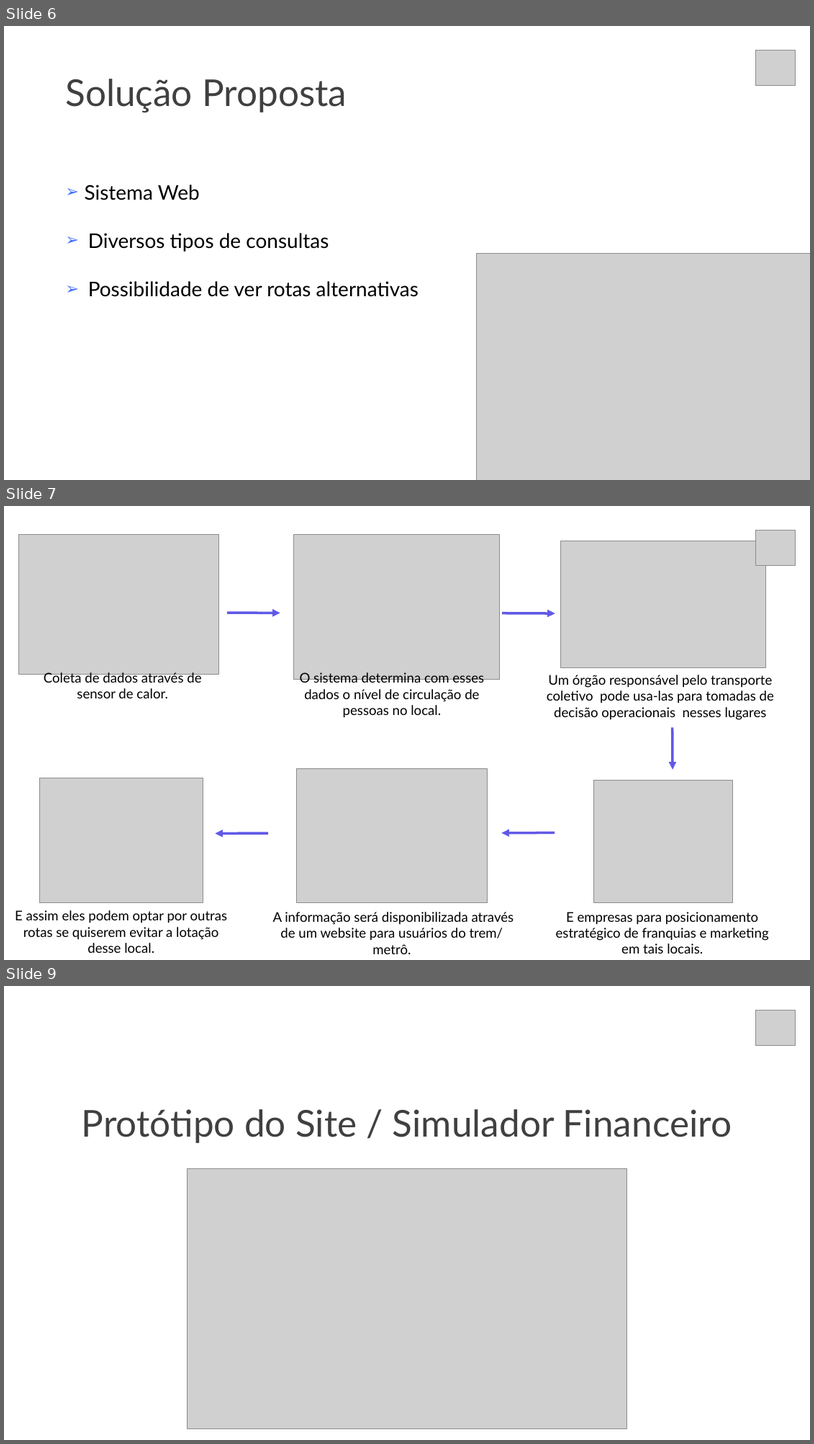
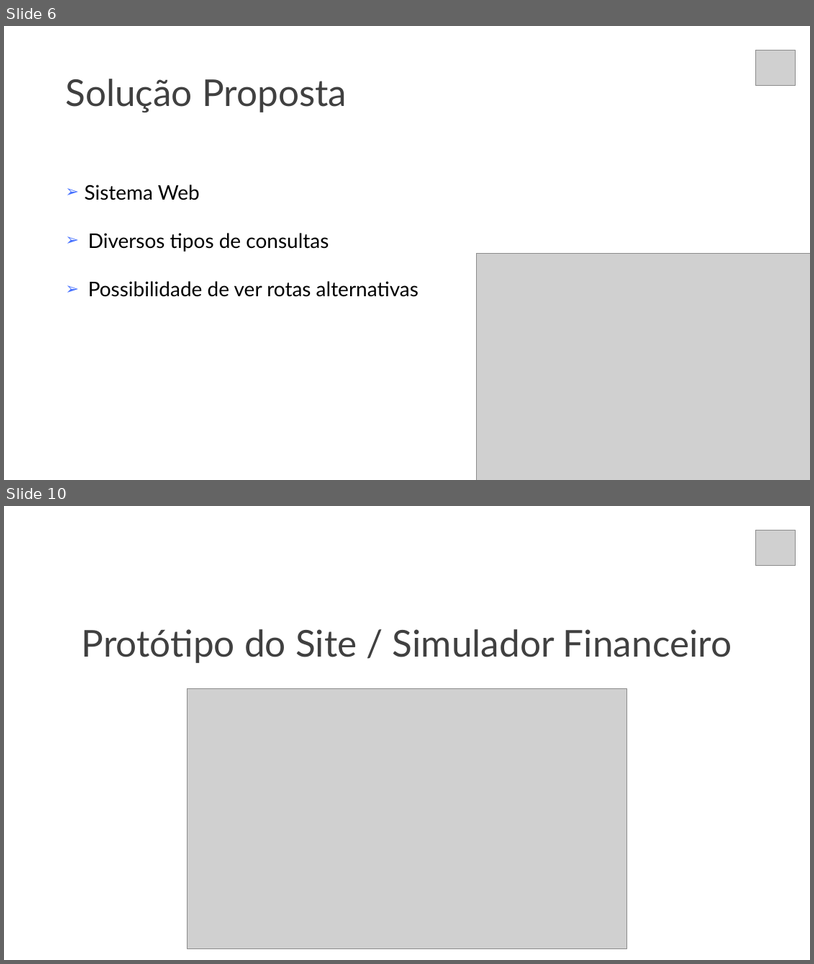
Before and after one commit to larissaSousa1998/segunda-sprint, a slide deck: Documentação/slide-synergy.pptx. Shown one above the other, each under a label of ours: slides 6, 7 and 9 before the commit, slides 6 and 10 after it; the slides between them are not shown. The pictures are 814x1444 and 814x964 pixels, drawn with LibreOffice and Linux fonts; fonts in the diff are those of the drawing; grey boxes stand for pictures. Boxes give left, top, right and bottom in pixels: in the first picture for what was removed or moved away, otherwise in the second. Text is boxed around its words. In the diff, an @@ line names an element or a change of style, - is before the commit and + after.

```diff
--- a/Documentação/slide-synergy.pptx
+++ b/Documentação/slide-synergy.pptx
@@ slide 7 removed at [4, 506, 810, 960], background #FFFFFF @@
@@ picture removed at [19, 534, 219, 674] @@
@@ picture removed at [293, 535, 501, 680] @@
@@ picture removed at [561, 541, 767, 667] @@
@@ picture removed at [756, 530, 797, 566] @@
@@ arrow removed from (227, 613) to (280, 613) @@
@@ arrow removed from (502, 613) to (556, 613) @@
@@ text removed at [44, 672, 201, 698] @@
-Coleta de dados através de sensor de calor.
@@ text removed at [300, 672, 484, 718] @@
-O sistema determina com esses dados o nível de circulação de pessoas no local.
@@ text removed at [547, 674, 774, 720] @@
-Um órgão responsável pelo transporte coletivo pode usa-las para tomadas de decisão operacionais nesses lugares
@@ arrow removed from (673, 728) to (673, 769) @@
@@ picture removed at [40, 778, 203, 903] @@
@@ picture removed at [297, 769, 487, 903] @@
@@ picture removed at [594, 780, 733, 902] @@
@@ arrow removed from (268, 834) to (215, 834) @@
@@ arrow removed from (555, 833) to (502, 833) @@
@@ text removed at [15, 910, 228, 952] @@
-E assim eles podem optar por outras rotas se quiserem evitar a lotação desse local.
@@ text removed at [273, 911, 514, 940] @@
-A informação será disponibilizada através de um website para usuários do trem/ metrô.
@@ text removed at [556, 911, 769, 953] @@
-E empresas para posicionamento estratégico de franquias e marketing em tais locais.
@@ what was slide 9 is now slide 10 @@
```
Also in this commit, not shown: 1 slide changed, 5 slides added, 2 other slides removed, 2 other files.
